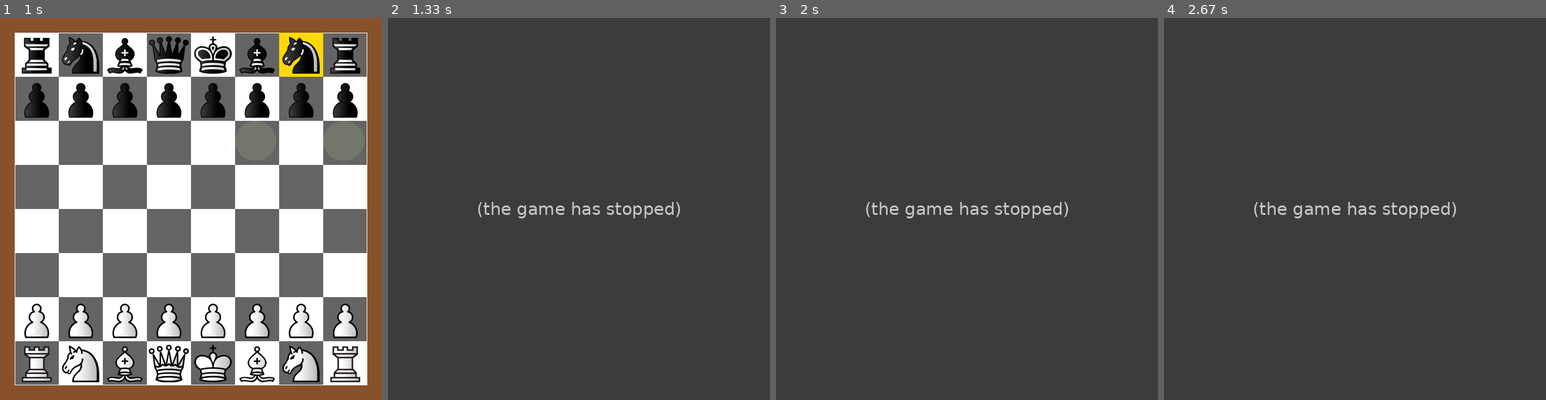
Above: before the commit, frames 1-4 (left to right).
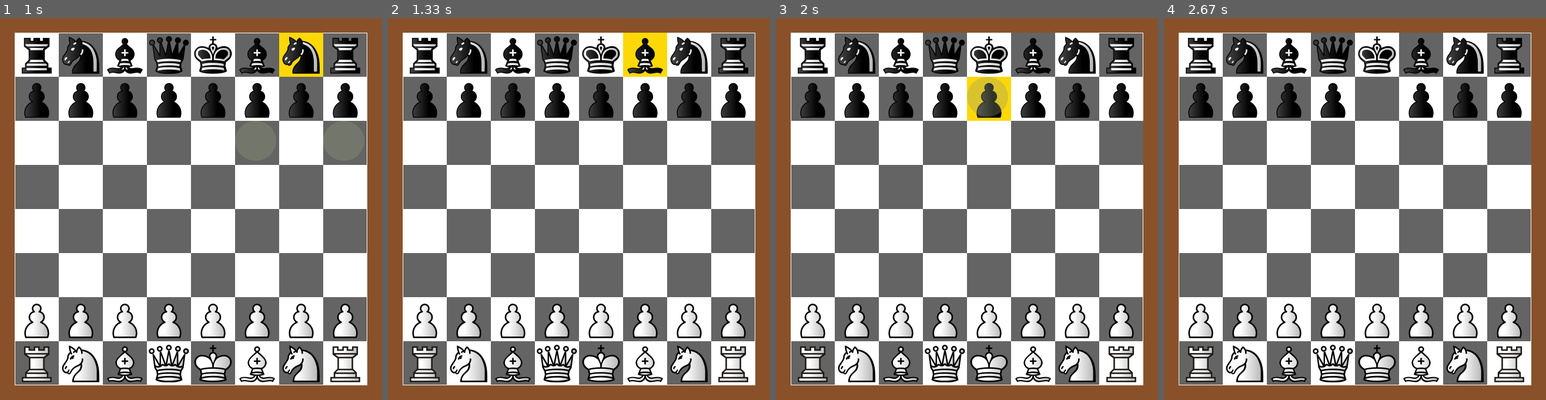
Above: after the commit, the same moments.

Repository: BelGraDev/chess_pygame
Game: pygame game, started from main.py
Two runs of this game, one before a commit and one after it. Both use one fixed random seed, a clock stepped at 60 frames per second and the inputs below.
Inputs (mouse positions are in pixels of both pictures, inside the frame that each line leads up to):
- Up to frame 1 (1 s): click (38, 56) at 0.38 s; click (301, 56) at 0.72 s
- Up to frame 2 (1.33 s): click (636, 75) at 1.05 s
- Up to frame 3 (2 s): click (944, 56) at 1.38 s; click (974, 79) at 1.72 s
- Up to frame 4 (2.67 s): click (1335, 308) at 2.05 s

Frame 1 is identical in both runs. In frame 2, 98% of the frame differs, in the area x 0-100%, y 0-100%; in frame 3, 98%; in frame 4, 98%.
Error before the commit: TypeError: 'NoneType' object is not iterable (GameController.py line 37); the game stopped at 1.05 s (later frames are placeholders)

Commit message:
All white pieces with proper movement around the board

Diff:
--- a/Board/Board.py
+++ b/Board/Board.py
@@ -4,8 +4,7 @@
 from Pieces.King import King
 from Pieces.Queen import Queen
 from Pieces.Knight import Knight
-from Board.Cell_utils import Cell_utils
-from Board.Move import MoveType
+from Board.Move import Move
 from Board.Board_Cells import Board_cells
 class Board:
 
@@ -47,27 +46,14 @@
         }
         self.cells = Board_cells(8,8)
 
-    def in_next_cell(self, prev_cell, next_cell) -> int:
-
-        if Cell_utils.is_cell_empty(next_cell, self):
-            return MoveType.EMPTY_CELL
-
-        elif Cell_utils.is_white_piece(next_cell, self) != Cell_utils.is_white_piece(prev_cell, self):
-            return MoveType.CAPTURE
-
-        return MoveType.TEAMMATE
-
     def move(self, prev_cell, next_cell) -> int:
         prev_piece = self.board[prev_cell]
         possible_moves = prev_piece.possible_moves(prev_cell)
-        print(next_cell)
-        print(f"These are the possible moves: {possible_moves}")
 
-        move = self.in_next_cell(prev_cell, next_cell)
+        move = Move(self, prev_cell, next_cell)
 
         if next_cell in possible_moves:
             self.board[next_cell] = prev_piece
             del self.board[prev_cell]
 
-        #return MoveType.NOT_AVAILABLE
-        return move
+        return move.type
--- a/Board/Move.py
+++ b/Board/Move.py
@@ -3,23 +3,24 @@
 
 class MoveType(Enum):
 
-    NOT_AVAILABLE = -1
     EMPTY_CELL = 0
     CAPTURE = 1
     TEAMMATE = 2
 
 class Move:
 
-    def __init__(self, cell, type):
-        self.next_cell = cell
-        self.type = type
+    def __init__(self, board, prev_cell, next_cell):
+        self.board = board
+        self.prev_cell = prev_cell
+        self.next_cell = next_cell
+        self.type = self._move_type(prev_cell, next_cell)
 
-    def move_type(self, prev_cell, next_cell) -> int:
+    def _move_type(self, prev_cell, next_cell) -> int:
 
-        if Cell_utils.is_cell_empty(next_cell, self):
+        if Cell_utils.is_cell_empty(next_cell, self.board):
             return MoveType.EMPTY_CELL
 
-        elif Cell_utils.is_white_piece(next_cell, self) != Cell_utils.is_white_piece(prev_cell, self):
+        elif Cell_utils.is_white_piece(next_cell, self.board) != Cell_utils.is_white_piece(prev_cell, self.board):
             return MoveType.CAPTURE
 
         return MoveType.TEAMMATE
--- a/Pieces/Bishop.py
+++ b/Pieces/Bishop.py
@@ -1,4 +1,5 @@
 from Pieces.Pieces import Pieces
+from Board.Cell_utils import Cell_utils
 import pygame
 
 class Bishop(Pieces):
@@ -9,4 +10,16 @@
         self.image = pygame.image.load(f"Pieces/images/{type}_bishop.png")
 
     def possible_moves(self, cell_name):
-        pass
+
+        row, column = Cell_utils.map_cell_to_index(cell_name)
+
+        possible_moves = []
+
+        upper_left_diagonal = self._check_line(row, column, -1, -1, cell_name)
+        upper_right_diagonal = self._check_line(row, column, -1, 1, cell_name)
+
+        lower_left_diagonal = self._check_line(row, column, 1, -1, cell_name)
+        lower_right_diagonal = self._check_line(row, column, 1, 1, cell_name)
+
+        possible_moves = upper_left_diagonal + upper_right_diagonal + lower_left_diagonal + lower_right_diagonal
+        return possible_moves
--- a/Pieces/Knight.py
+++ b/Pieces/Knight.py
@@ -22,8 +22,6 @@
         for r, c in move_offsets:
             move = self.is_next_possible(cell_name, row + r, column + c)
             if move:
-                possible_moves.append(move)
-
-        print(possible_moves)
+                possible_moves.append(move.next_cell)
 
         return possible_moves
--- a/Pieces/Pawn.py
+++ b/Pieces/Pawn.py
@@ -14,8 +14,12 @@
 
         row, column = Cell_utils.map_cell_to_index(cell_name)
 
-        possible_moves = [self.is_next_possible(cell_name, row - 1, col) for col in range(column - 1, column + 2)]
-        possible_moves = [move for move in possible_moves if move is not None]
+        possible_moves = []
+        for col in range(column - 1, column + 2):
+            move = self.is_next_possible(cell_name, row - 1, col)
+            if move:
+                possible_moves.append(move.next_cell)
+
         print(possible_moves)
 
         if not self.has_moved:
--- a/Pieces/Pieces.py
+++ b/Pieces/Pieces.py
@@ -1,6 +1,7 @@
 from abc import ABC, abstractmethod
 from Board.Cell_utils import Cell_utils
 from Board.Move import MoveType
+from Board.Move import Move
 import pygame
 
 class Pieces(ABC, pygame.Rect):
@@ -18,16 +19,35 @@
             self.board.cells[row, col]
 
             next_cell_name = Cell_utils.map_index_to_cell(row, col)
-            move = self.board.in_next_cell(prev_cell_name, next_cell_name)
+            move = Move(self.board, prev_cell_name, next_cell_name)
 
-            match move:
+            match move.type:
                 case MoveType.EMPTY_CELL | MoveType.CAPTURE:
-                    return next_cell_name
+                    return move
                 case _:
                     return None
         except IndexError:
             return None
 
+    def _check_line(self, start_row, start_col, step_row, step_col, current_cell_name):
+
+        possible_moves = []
+        current_row = start_row + step_row
+        current_col = start_col + step_col
+
+        while (current_row < 8 and current_col < 8) and (current_row >= 0 and current_col >= 0):
+            move = self.is_next_possible(current_cell_name, current_row, current_col)
+            if move:
+                possible_moves.append(move.next_cell)
+                if move.type == MoveType.CAPTURE:
+                    break
+            else:
+                break
+            current_row += step_row
+            current_col += step_col
+
+        return possible_moves
+
     @abstractmethod
     def possible_moves(self, cell_name) -> list:
         pass
--- a/Pieces/Queen.py
+++ b/Pieces/Queen.py
@@ -1,7 +1,9 @@
 from Pieces.Pieces import Pieces
+from Pieces.Rook import Rook
+from Pieces.Bishop import Bishop
 import pygame
 
-class Queen(Pieces):
+class Queen(Rook, Bishop):
 
 
     def __init__(self, cell, type, board) -> None:
@@ -10,4 +12,8 @@
         self.image = pygame.image.load(f"Pieces/images/{type}_queen.png")
 
     def possible_moves(self, cell_name):
-        pass
+        diagonal_moves = Bishop.possible_moves(self, cell_name)
+        line_moves = Rook.possible_moves(self, cell_name)
+
+        possible_moves = diagonal_moves + line_moves
+        return possible_moves
--- a/Pieces/Rook.py
+++ b/Pieces/Rook.py
@@ -2,10 +2,7 @@
 from Board.Cell_utils import Cell_utils
 import pygame
 
-import time
-
 class Rook(Pieces):
-
 
     def __init__(self, cell, type, board) -> None:
 
@@ -14,44 +11,15 @@
 
     def possible_moves(self, cell_name) -> list:
 
-        start_time = time.perf_counter()
-
         row, column = Cell_utils.map_cell_to_index(cell_name)
 
         possible_moves = []
 
-        #Upwards check
-        for r in range(row - 1, -1, -1):
-            move = self.is_next_possible(cell_name, r, column)
-            if move:
-                possible_moves.append(move)
-            else:
-                break
+        upwards_check = self._check_line(row, column, -1, 0, cell_name)
+        downwards_check = self._check_line(row, column, 1, 0, cell_name)
 
-        #Downwards check
-        for r in range(row + 1, 8):
-            move = self.is_next_possible(cell_name, r, column)
-            if move:
-                possible_moves.append(move)
-            else:
-                break
+        leftwards_check = self._check_line(row, column, 0, -1, cell_name)
+        rightwards_check = self._check_line(row, column, 0, 1, cell_name)
 
-        for c in range(column - 1, -1, -1):
-            move = self.is_next_possible(cell_name, row, c)
-            if move:
-                possible_moves.append(move)
-            else:
-                break
-
-        for c in range(column + 1, 8):
-            move = self.is_next_possible(cell_name, row, c)
-            if move:
-                possible_moves.append(move)
-            else:
-                break
-
-        end_time = time.perf_counter()
-
-        #print(f"It took the function {end_time - start_time}")
-        print(possible_moves)
+        possible_moves = upwards_check + downwards_check + leftwards_check + rightwards_check
         return possible_moves
